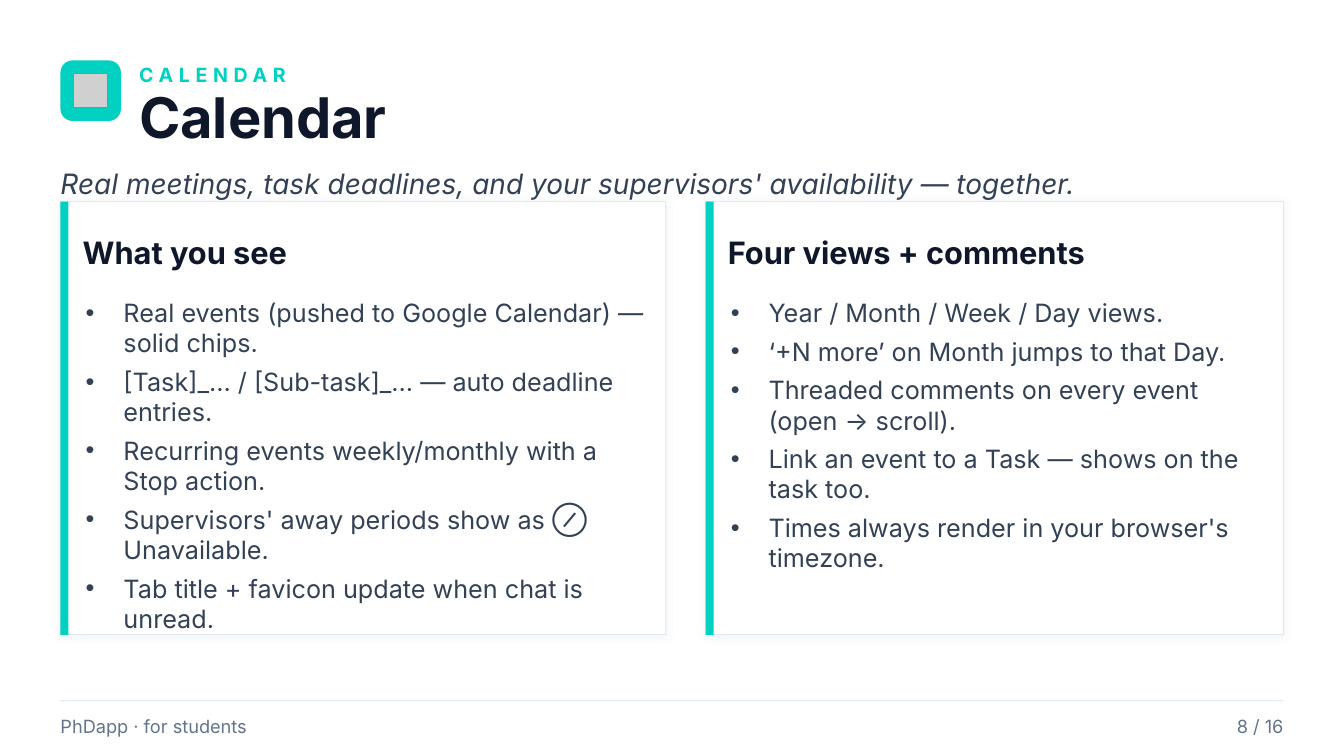
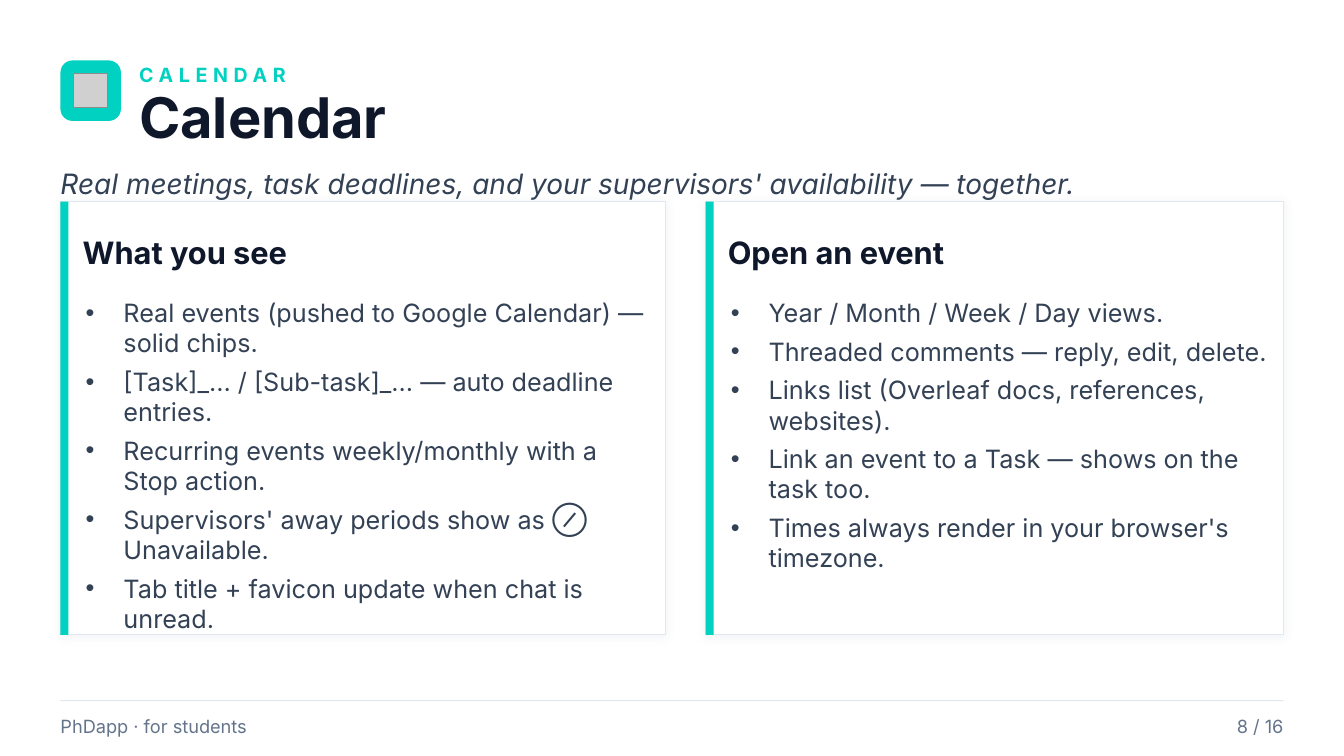
Before and after one commit to rafacastrocsic/phdapp, a slide deck: slide 8 of docs/PhDapp_Student_Overview.pptx. Drawn at 1344x756 pixels with LibreOffice and Linux fonts; fonts in the diff are those of the drawing; grey boxes stand for pictures. Boxes give left, top, right and bottom in pixels: in the first picture for what was removed or moved away, otherwise in the second. Text is boxed around its words. In the diff, an @@ line names an element or a change of style, - is before the commit and + after.

```diff
--- a/docs/PhDapp_Student_Overview.pptx
+++ b/docs/PhDapp_Student_Overview.pptx
@@ text at (x1=728, y1=241, x2=944, y2=271): text changed @@
-Four views + comments
+Open an event
@@ text at (x1=769, y1=342, x2=1267, y2=434): text changed @@
-• ‘+N more’ on Month jumps to that Day.
-• Threaded comments on every event (open → scroll).
+• Threaded comments — reply, edit, delete.
+• Links list (Overleaf docs, references, websites).
```
Also in this commit, not shown: 2 other slides changed, 1 other file.
